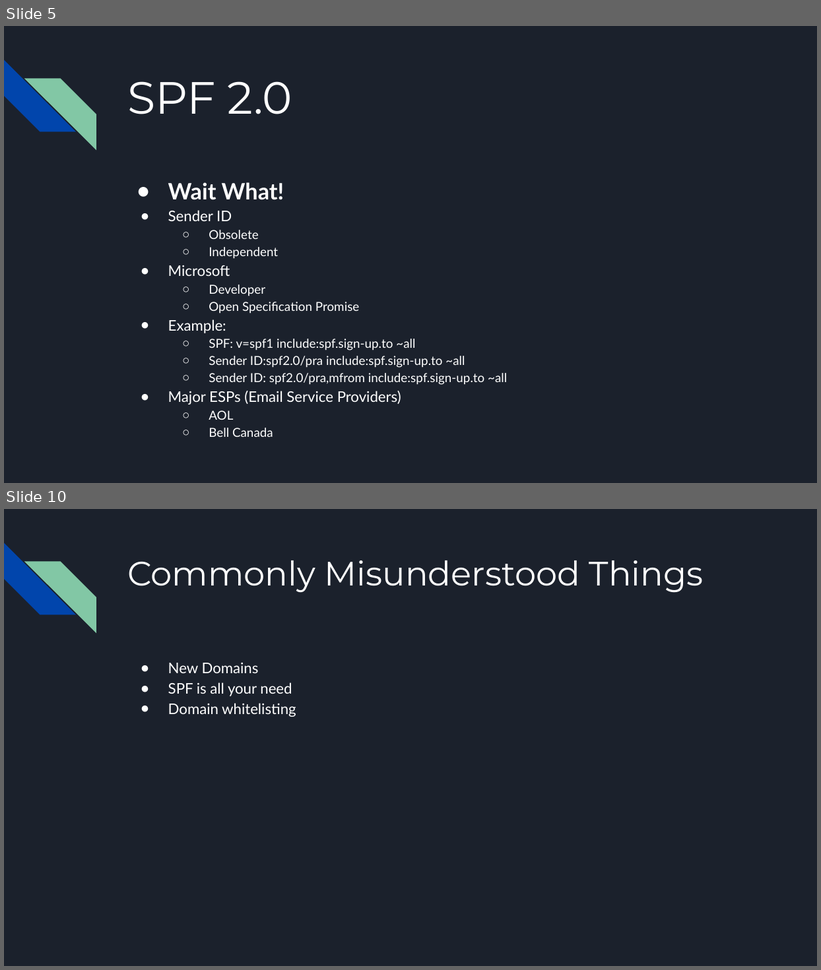
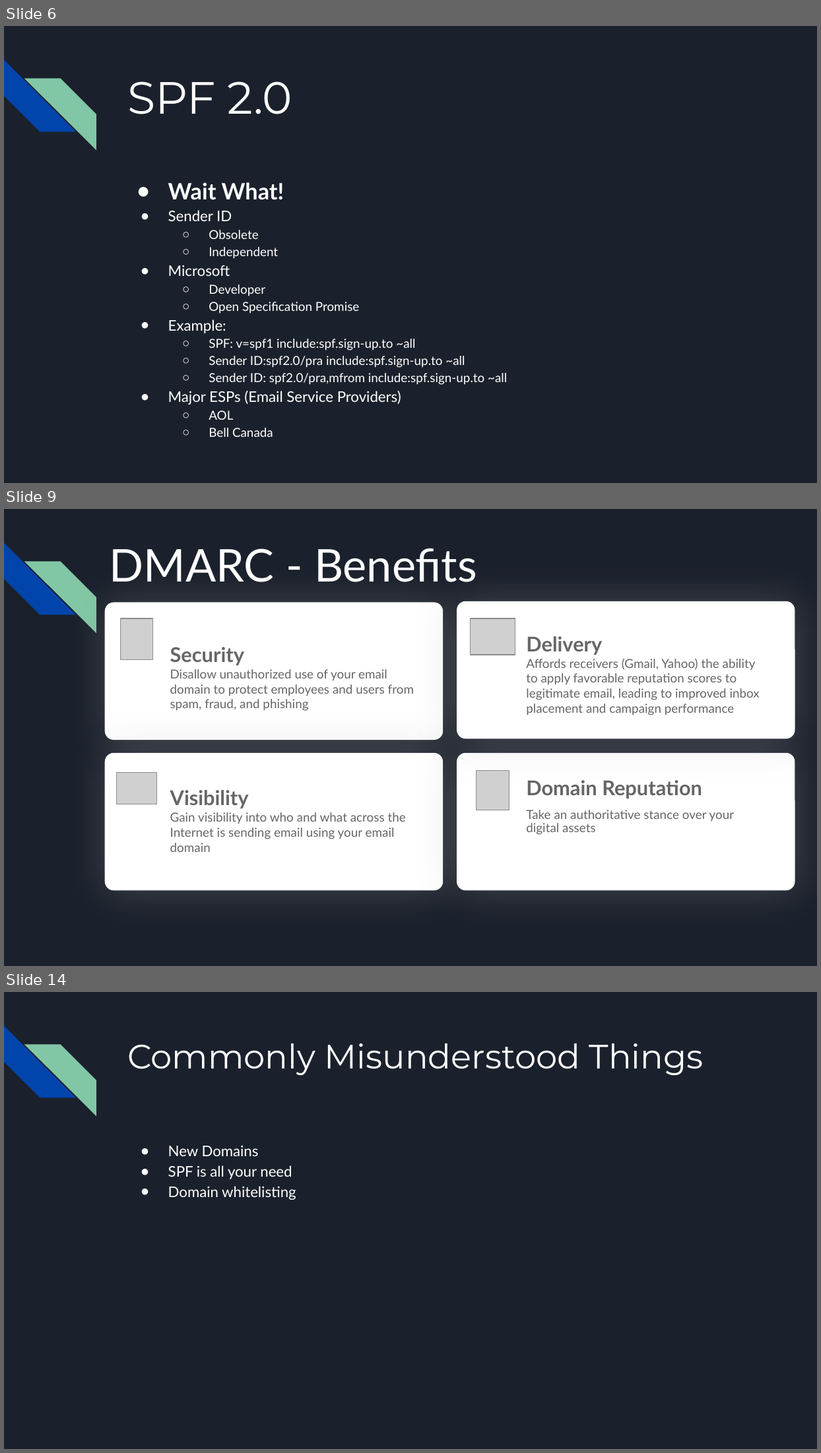
Before and after one commit to wesleykirkland/PowerShell-Email-Security, a slide deck: Presentation/Email Security.pptx. Shown one above the other, each under a label of ours: slides 5 and 10 before the commit, slides 6, 9 and 14 after it; the slides between them are not shown. The pictures are 821x970 and 821x1453 pixels, drawn with LibreOffice and Linux fonts; fonts in the diff are those of the drawing; grey boxes stand for pictures. Boxes give left, top, right and bottom in pixels: in the first picture for what was removed or moved away, otherwise in the second. Text is boxed around its words. In the diff, an @@ line names an element or a change of style, - is before the commit and + after.

```diff
--- a/Presentation/Email Security.pptx
+++ b/Presentation/Email Security.pptx
@@ slide 9 added at (4, 509, 817, 966), background #1B212C; not listed: 2 template elements that a slide beside it also shows @@
@@ text added at (110, 548, 477, 582), 40 pt, text #FFFFFF @@
+DMARC - Benefits
@@ rounded rectangle added at (105, 603, 443, 740), fill #FFFFFF @@
@@ rounded rectangle added at (457, 601, 795, 739), fill #FFFFFF @@
@@ picture added at (120, 619, 152, 660) @@
@@ picture added at (471, 619, 516, 656) @@
@@ text added at (170, 647, 414, 711), 11 pt, text #666666 @@
+Security
+Disallow unauthorized use of your email domain to protect employees and users from spam, fraud, and phishing
@@ text added at (526, 636, 760, 716), 11 pt, text #666666 @@
+Delivery
+Affords receivers (Gmail, Yahoo) the ability to apply favorable reputation scores to legitimate email, leading to improved inbox placement and campaign performance
@@ rounded rectangle added at (105, 753, 443, 890), fill #FFFFFF @@
@@ rounded rectangle added at (457, 753, 795, 890), fill #FFFFFF @@
@@ picture added at (116, 772, 157, 804) @@
@@ picture added at (477, 771, 510, 811) @@
@@ text added at (526, 780, 735, 835), 11 pt, text #666666 @@
+Domain Reputation
+Take an authoritative stance over your digital assets
@@ text added at (170, 790, 406, 852), 11 pt, text #666666 @@
+Visibility
+Gain visibility into who and what across the Internet is sending email using your email domain
@@ what was slide 5 is now slide 6 @@
@@ what was slide 10 is now slide 14 @@
```
Also in this commit, not shown: 11 slides changed, 3 other slides added.
